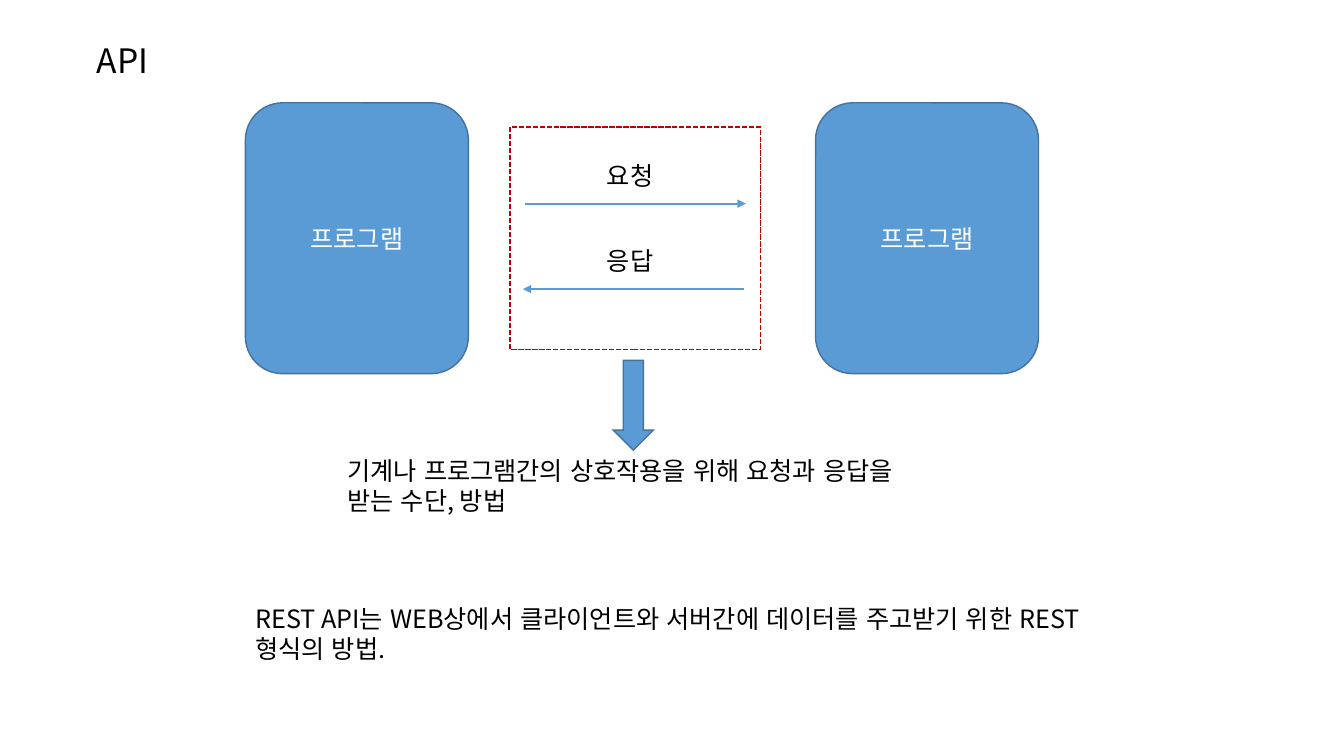
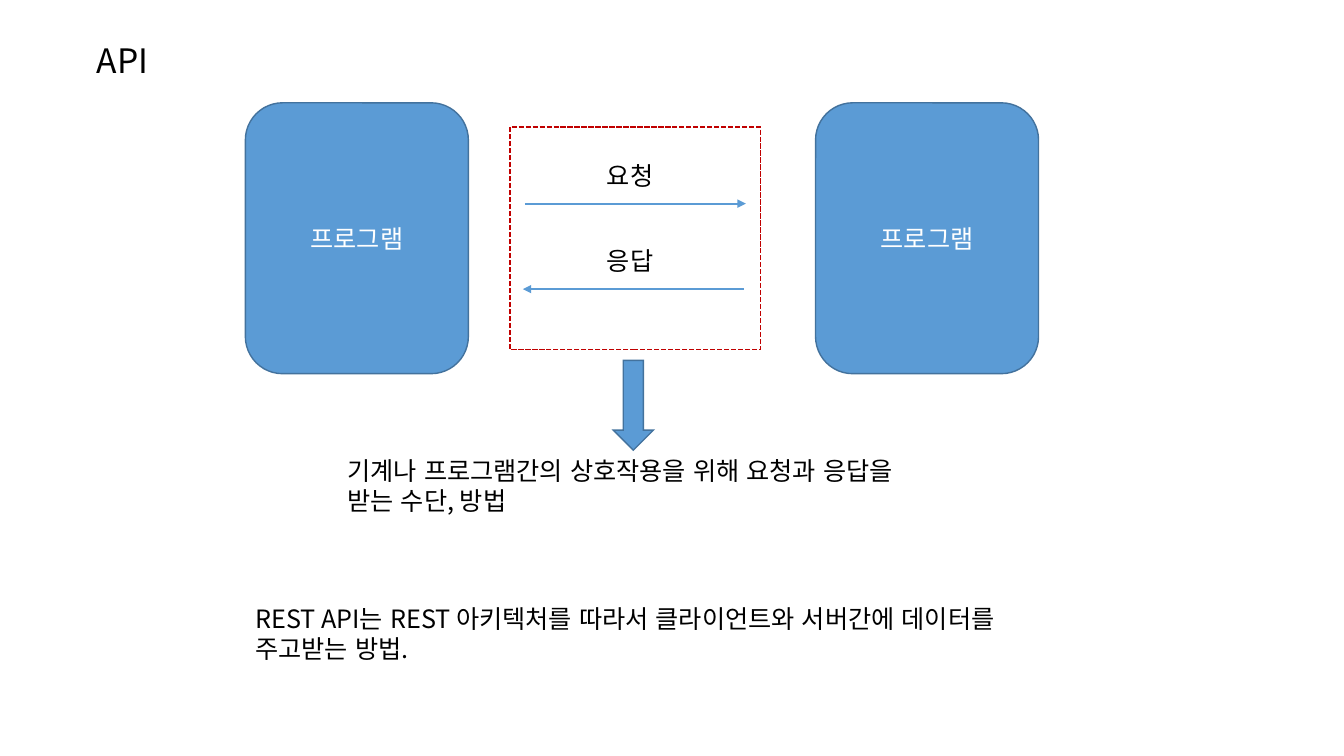
Before and after one commit to joonYK/study-boot-rest, a slide deck: slide 12 of SpringBoot Rest API.pptx. Drawn at 1344x756 pixels with LibreOffice and Linux fonts; fonts in the diff are those of the drawing. Boxes give left, top, right and bottom in pixels: in the first picture for what was removed or moved away, otherwise in the second. Text is boxed around its words. In the diff, an @@ line names an element or a change of style, - is before the commit and + after.

```diff
--- a/SpringBoot Rest API.pptx
+++ b/SpringBoot Rest API.pptx
@@ text at box(255, 607, 995, 660): text changed @@
-REST API는 WEB상에서 클라이언트와 서버간에 데이터를 주고받기 위한 REST형식의 방법.
+REST API는 REST 아키텍처를 따라서 클라이언트와 서버간에 데이터를 주고받는 방법.
```
Also in this commit, not shown: 15 other slides changed.
